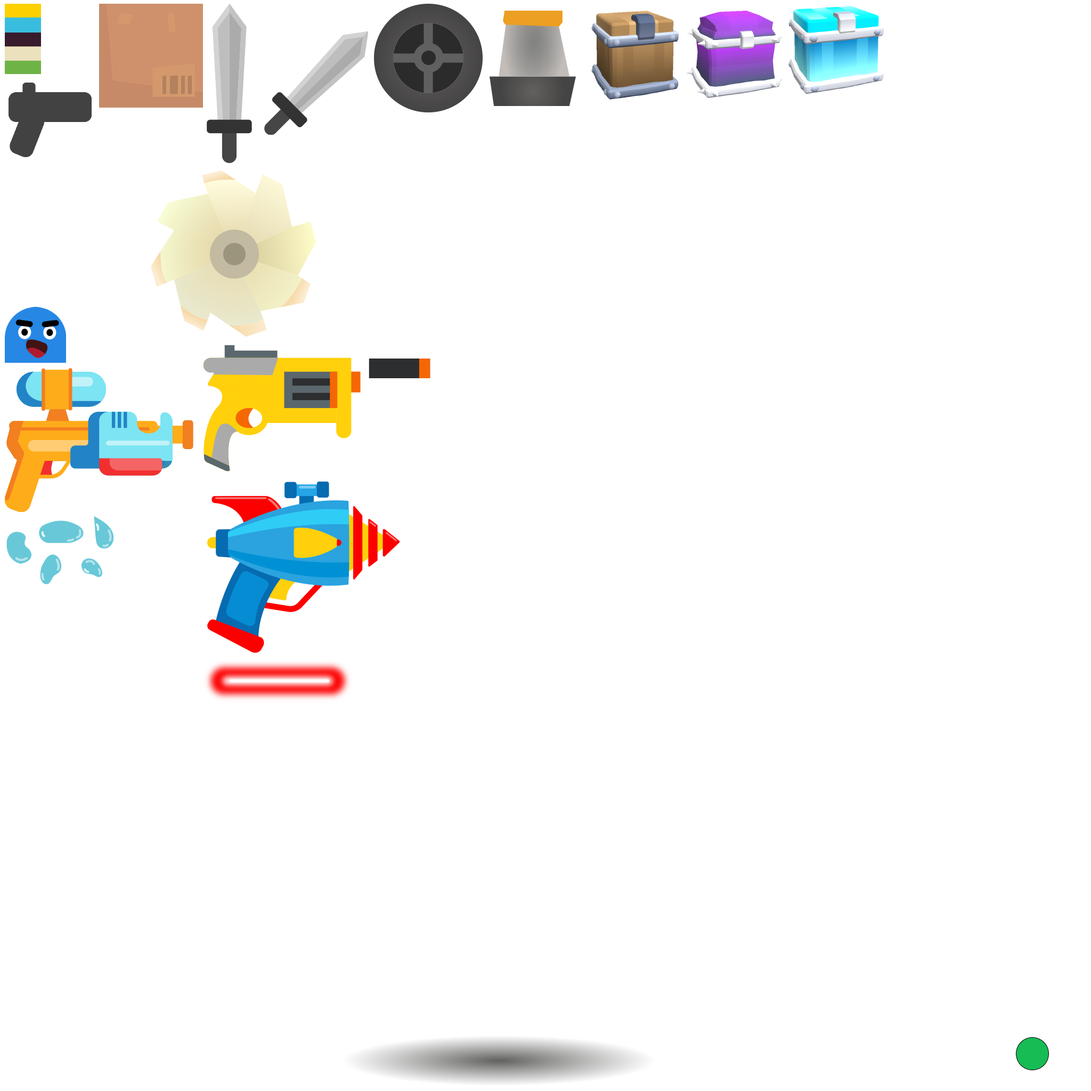
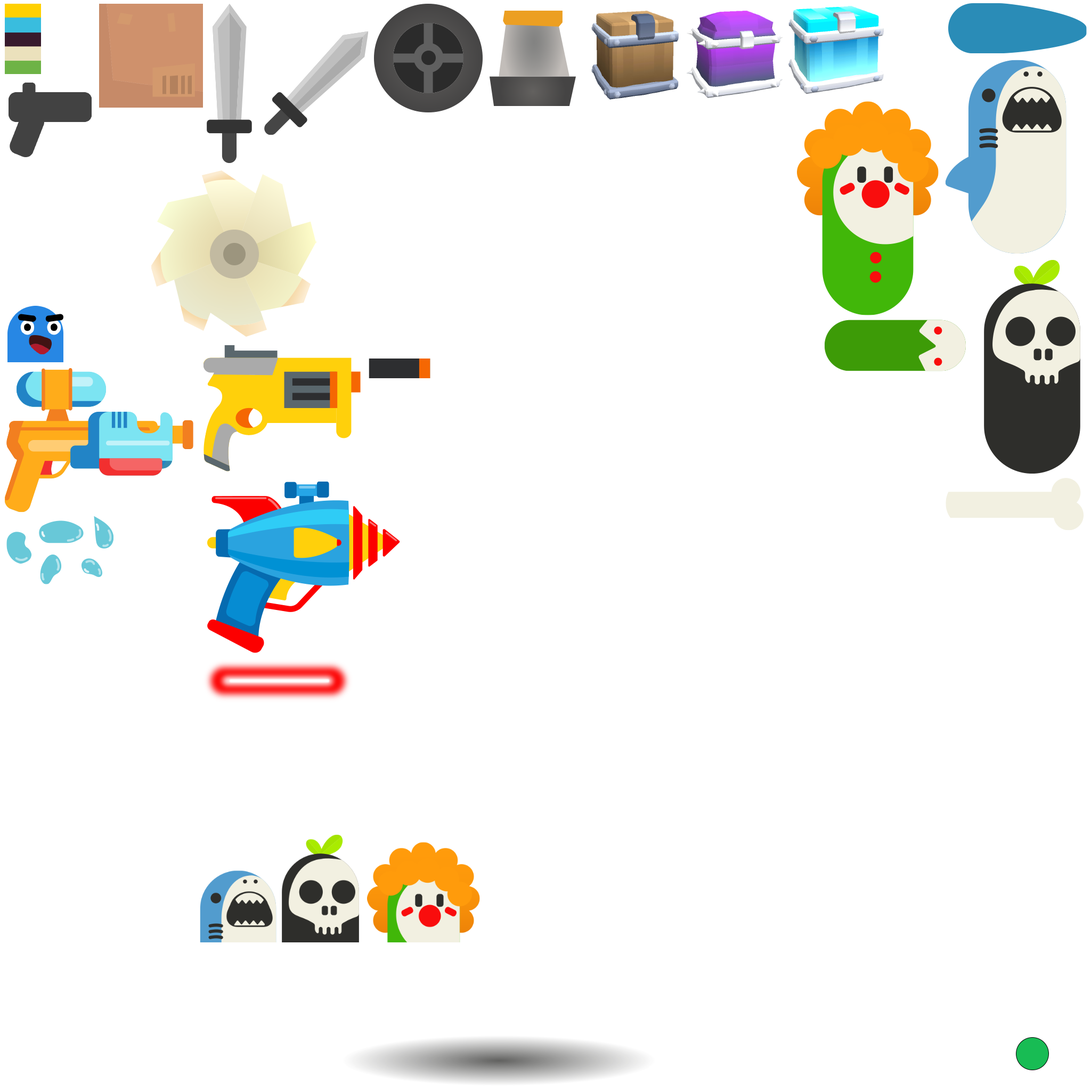
Before/after of a w=1091, h=1091 layered artwork. What changed in the layer stack:
added layer "Layer 37" above "Layer 35" over (x1=367, y1=842, x2=481, y2=943)
added layer "Layer 35" above "Layer 36" over (x1=797, y1=101, x2=967, y2=372)
added layer "Layer 36" above "Layer 34" over (x1=281, y1=835, x2=360, y2=943)
added layer "Layer 34" above "Layer 33 copy" over (x1=946, y1=260, x2=1085, y2=531)
added layer "Layer 33 copy" above "Layer 33" over (x1=199, y1=870, x2=277, y2=943)
added layer "Layer 33" above "Layer 31" over (x1=945, y1=3, x2=1088, y2=254)
added layer "Layer 31" above "Layer 29" over (x1=18, y1=313, x2=64, y2=355)
removed layer "Layer 15" over (x1=4, y1=306, x2=67, y2=363)
added layer "Layer 32" above "Layer 13" over (x1=7, y1=305, x2=64, y2=359)
